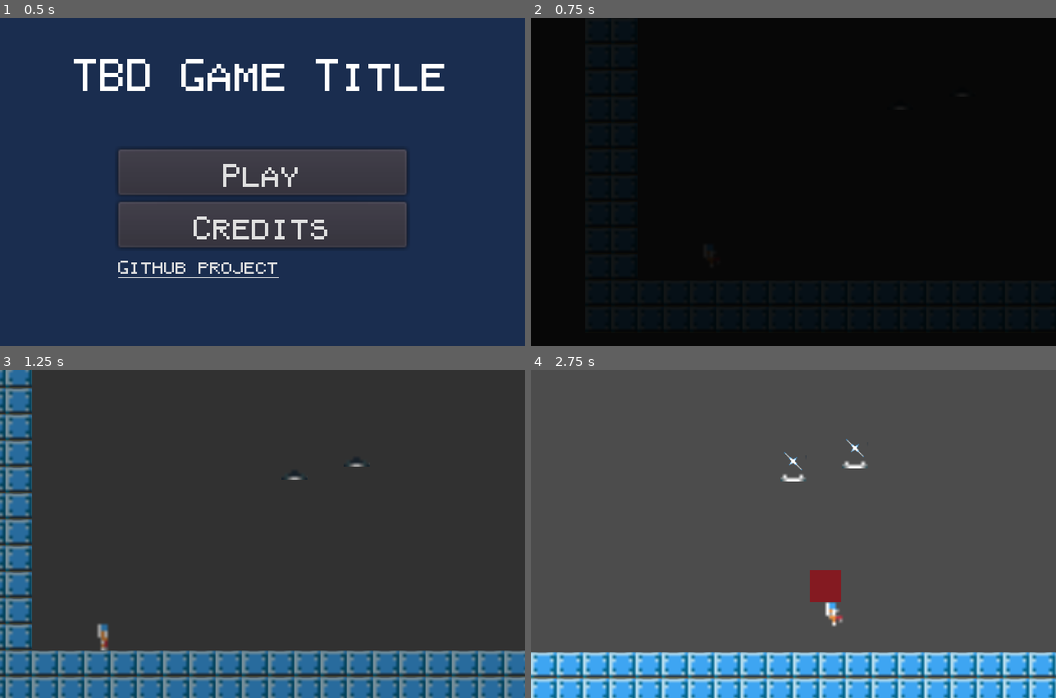
Above: before the commit, frames 1-4 (two rows, left to right).
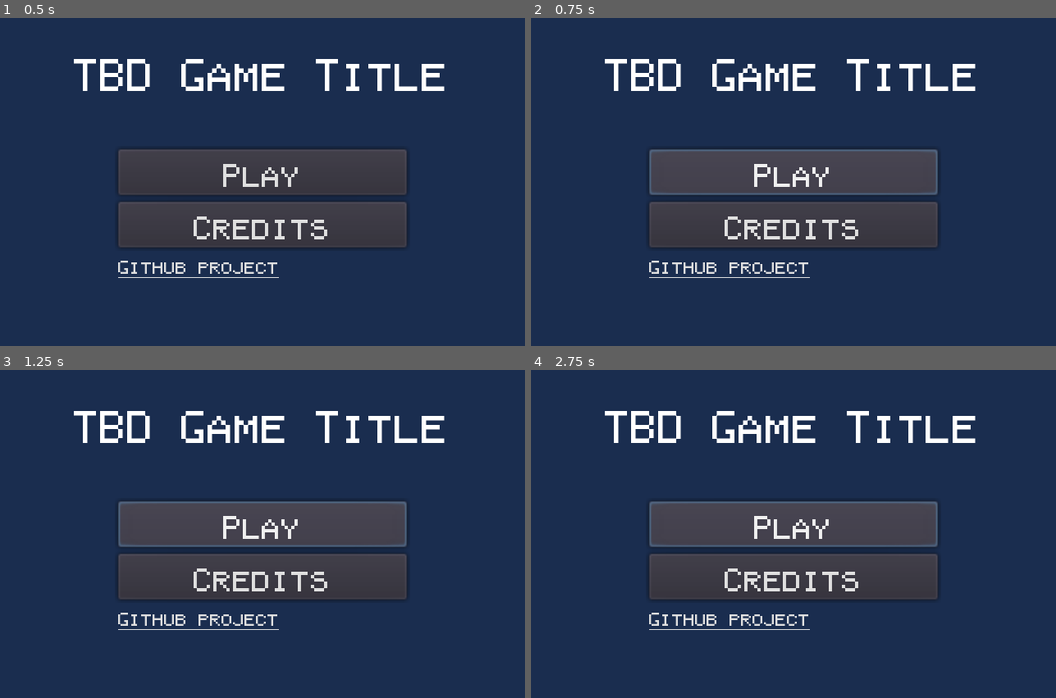
Above: after the commit, the same moments.

Repository: KapFlagon/Imoonity
Game: Godot game, scene res://src/scenes/screens/StartScreen.tscn
Same seed, same stepped clock (60 frames per second), same inputs: the game is played once before the commit and once after it. This scene is started directly instead of the project's main scene.
Inputs (mouse positions are in pixels of both pictures, inside the frame that each line leads up to):
- Up to frame 1 (0.5 s): no input
- Up to frame 2 (0.75 s): click "Play" at 0.5 s
- Up to frame 3 (1.25 s): no input
- Up to frame 4 (2.75 s): click (793, 524) at 1.25 s, where only the run after the commit has a clickable "Play"; tap Enter (ui_accept) at 2 s; hold D (move_right) from 2.03 s (still down); tap P (action_fire) at 2.1 s; tap W (move_jump) at 2.27 s

Frame 1 is identical in both runs. In frame 2, 100% of the frame differs, in the area x 0-100%, y 0-100%; in frame 3, 92%; in frame 4, 86%.
Error after the commit: Parse Error: Unknown class: "BaseScreen" (res://src/scenes/screens/scripts/StartScreen.gd:1)

Commit message:
Adding some script logic for the credits screen to redirect to the main menu.

Diff:
--- a/src/scenes/screens/scripts/StartScreen.gd
+++ b/src/scenes/screens/scripts/StartScreen.gd
@@ -1,8 +1,9 @@
-extends Control
+extends BaseScreen
 
 
 # Called when the node enters the scene tree for the first time.
 func _ready() -> void:
+	poll_screen_manager(Enums.SCREENS.MAIN_MENU)
 	pass # Replace with function body.
 
 
@@ -11,4 +12,8 @@
 
 
 func _on_PlayButton_button_up() -> void:
-	get_tree().change_scene("res://src/scenes/levels/prototypes/TemplateLevel.tscn")
+	ScreenManager.next_screen(Enums.SCREENS.INTRO)
+
+
+func _on_Credits_button_up() -> void:
+	ScreenManager.next_screen(Enums.SCREENS.CREDITS)
